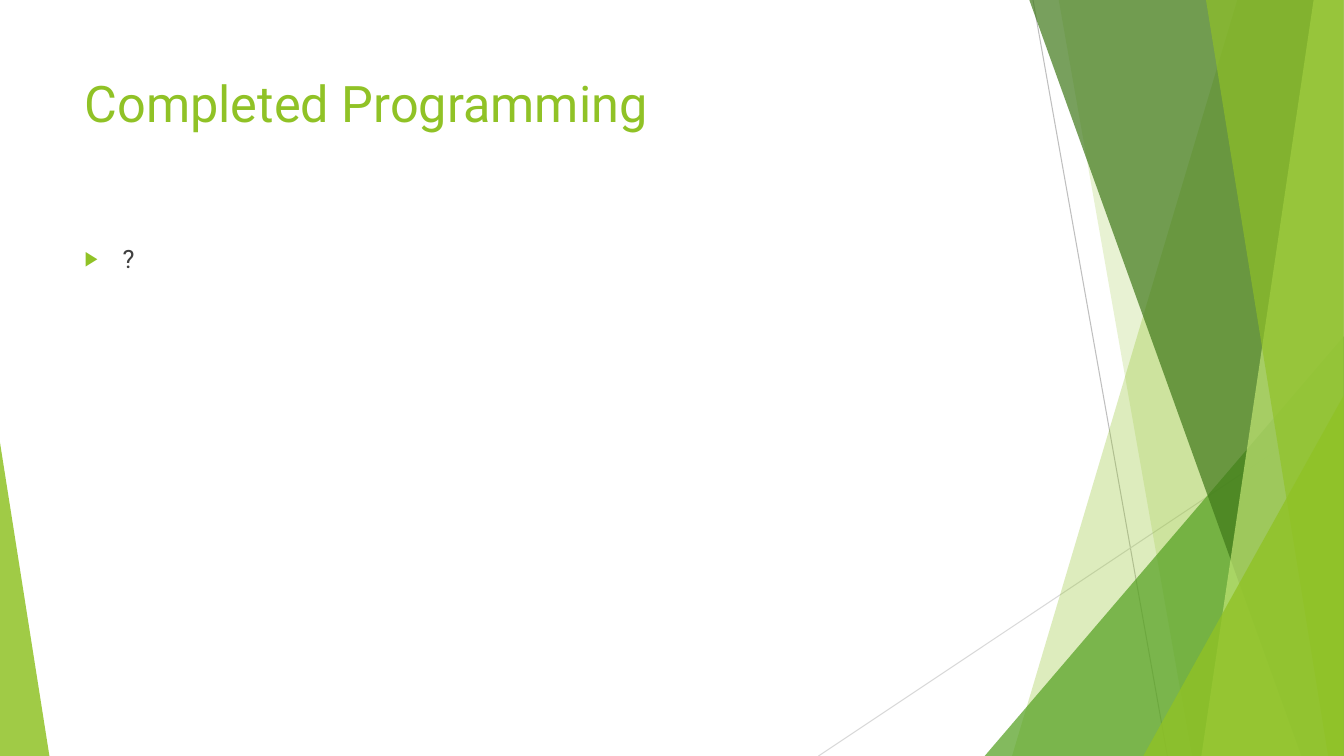
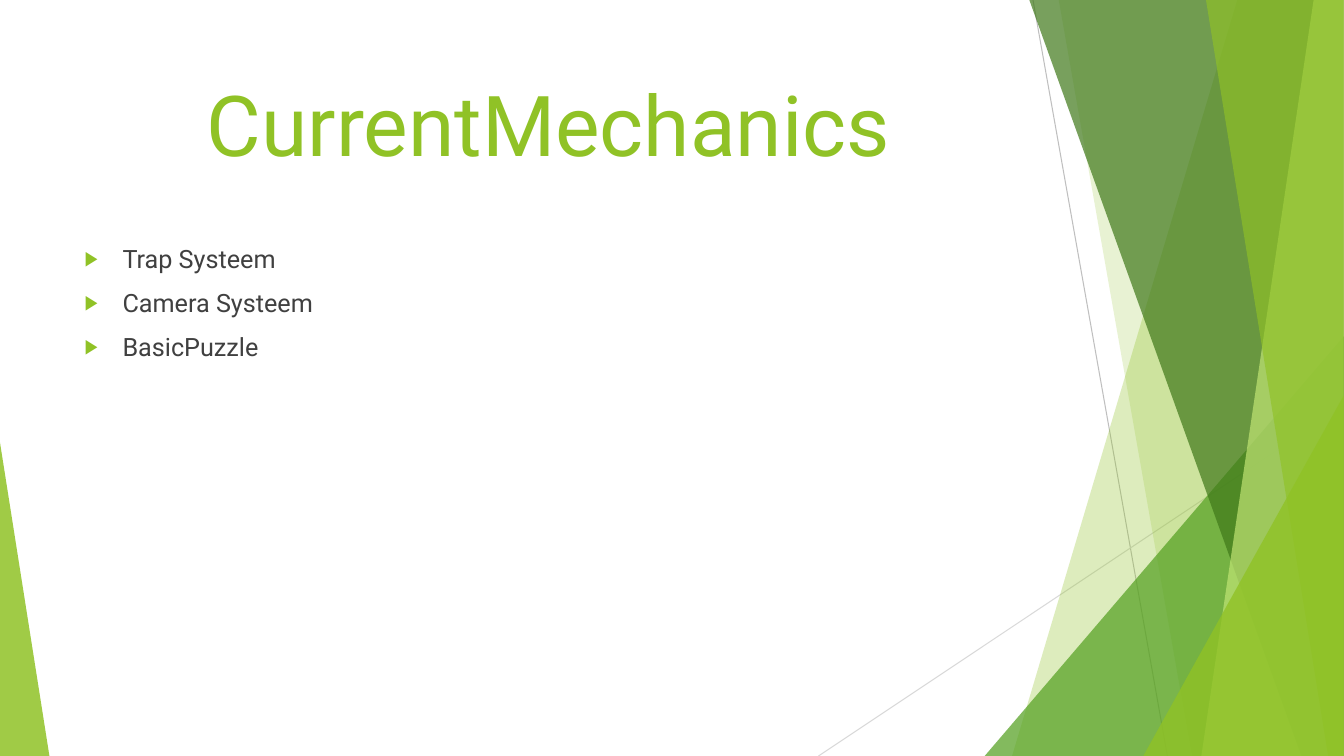
Before and after one commit to PeterBosDeltion/IndianaBonesRepo, a slide deck: slide 7 of IndianaBones.pptx. Drawn at 1344x756 pixels with LibreOffice and Linux fonts; fonts in the diff are those of the drawing. Boxes give left, top, right and bottom in pixels: in the first picture for what was removed or moved away, otherwise in the second. Text is boxed around its words. In the diff, an @@ line names an element or a change of style, - is before the commit and + after.

Commit message:
powerpoint update

```diff
--- a/IndianaBones.pptx
+++ b/IndianaBones.pptx
@@ title at <box>207,93,890,157</box>: text changed; size 36 to 60 pt @@
-Completed Programming
+CurrentMechanics
@@ text at <box>123,250,313,357</box>: text changed @@
-▶ ?
+▶ Trap Systeem
+▶ Camera Systeem
+▶ BasicPuzzle
```
Also in this commit, not shown: 4 other slides changed.
